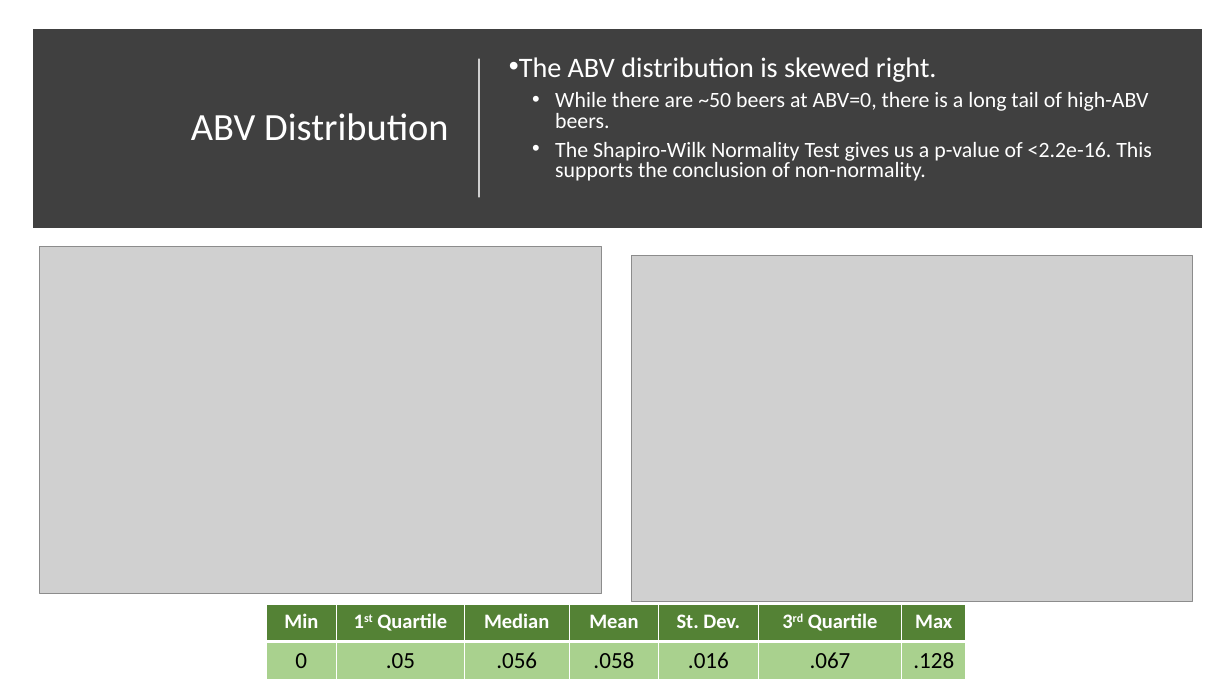
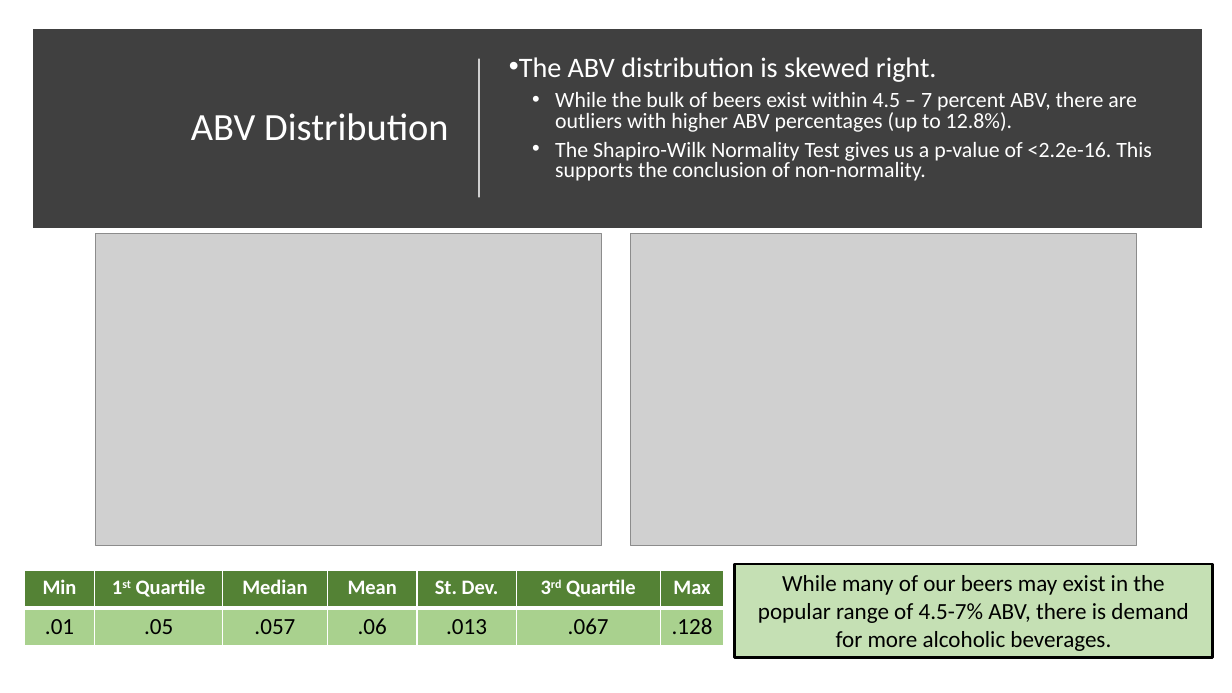
Before and after one commit to ericlaigaie/Case-Study-01, a slide deck: slide 7 of EDA_Presentation.pptx (slide 8 before the commit). Drawn at 1232x693 pixels with LibreOffice and Linux fonts; fonts in the diff are those of the drawing; grey boxes stand for pictures. Boxes give left, top, right and bottom in pixels: in the first picture for what was removed or moved away, otherwise in the second. Text is boxed around its words. In the diff, an @@ line names an element or a change of style, - is before the commit and + after.

```diff
--- a/EDA_Presentation.pptx
+++ b/EDA_Presentation.pptx
@@ text at (x1=555, y1=92, x2=1137, y2=132): text changed @@
-  • While there are ~50 beers at ABV=0, there is a long tail of high-ABV beers.
+  • While the bulk of beers exist within 4.5 – 7 percent ABV, there are outliers with higher ABV percentages (up to 12.8%).
@@ picture resized from (x1=40, y1=247, x2=602, y2=593) to (x1=95, y1=234, x2=602, y2=546) @@
@@ picture resized from (x1=632, y1=255, x2=1193, y2=602) to (x1=630, y1=234, x2=1137, y2=546) @@
@@ rectangle added at (x1=735, y1=564, x2=1214, y2=657), fill #C5E0B4, outline #000000 2.25 pt, 18 pt, text #000000 @@
+While many of our beers may exist in the popular range of 4.5-7% ABV, there is demand for more alcoholic beverages.
@@ table at (x1=24, y1=571, x2=725, y2=646) @@
-row 2: 0 | .05 | .056 | .058 | .016 | .067 | .128
+row 2: .01 | .05 | .057 | .06 | .013 | .067 | .128
@@ table moved from (x1=266, y1=604, x2=967, y2=679) to (x1=24, y1=571, x2=725, y2=646) @@
```
Also in this commit, not shown: 4 other slides changed, 2 slides added, 1 slide removed.
